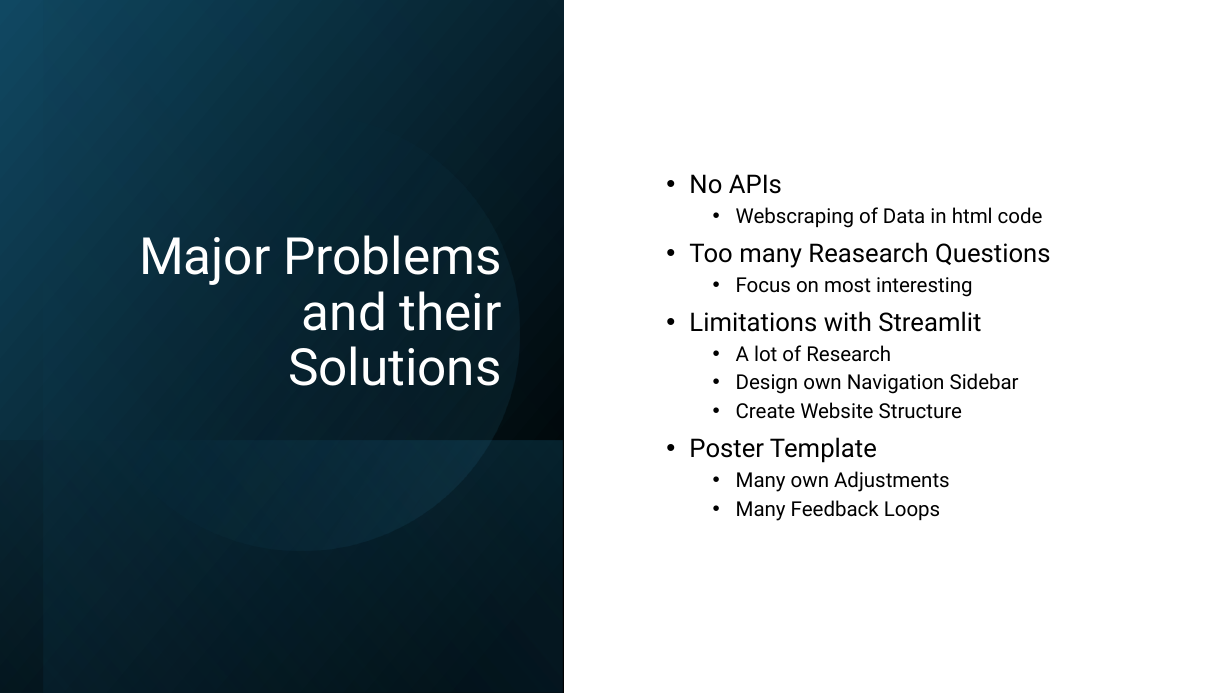
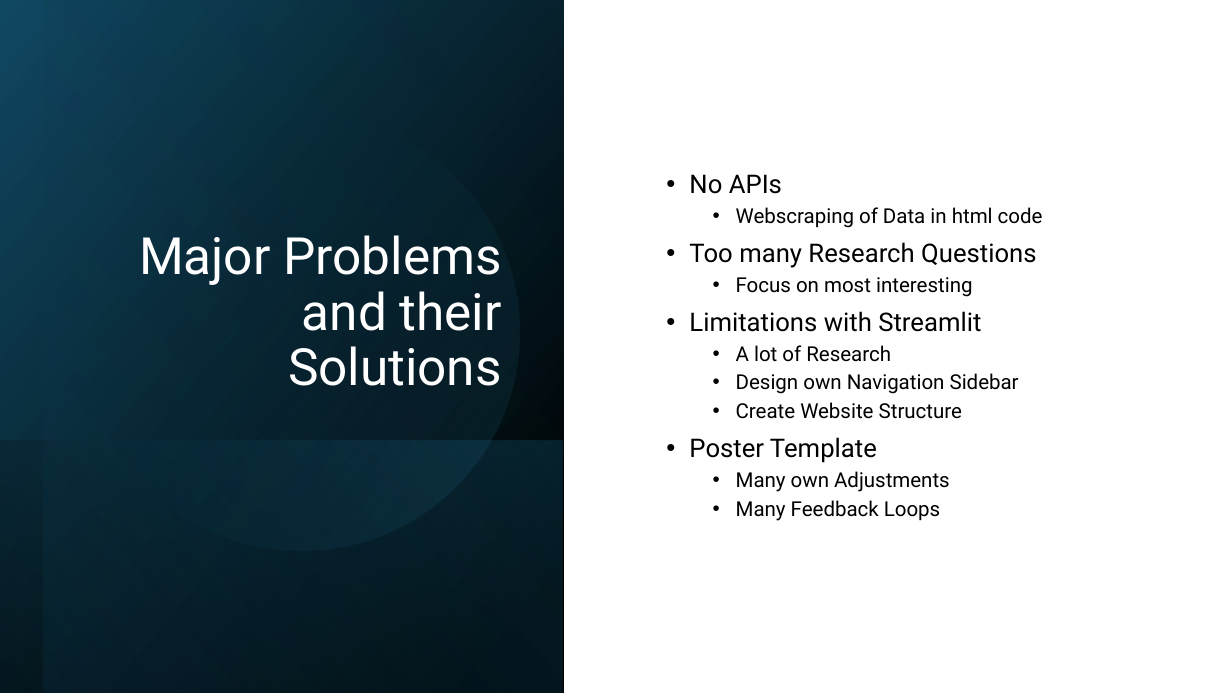
Before and after one commit to EmilieTr/darts_data_science_project, a slide deck: slide 3 of Presentations/DS_Project_Week-4.pptx. Drawn at 1232x693 pixels with LibreOffice and Linux fonts; fonts in the diff are those of the drawing. Boxes give left, top, right and bottom in pixels: in the first picture for what was removed or moved away, otherwise in the second. Text is boxed around its words. In the diff, an @@ line names an element or a change of style, - is before the commit and + after.

Commit message:
presentation typo

```diff
--- a/Presentations/DS_Project_Week-4.pptx
+++ b/Presentations/DS_Project_Week-4.pptx
@@ text at (689, 242, 1036, 268): text changed @@
-• Too many Reasearch Questions
+• Too many Research Questions
```
Also in this commit, not shown: 1 other file.
